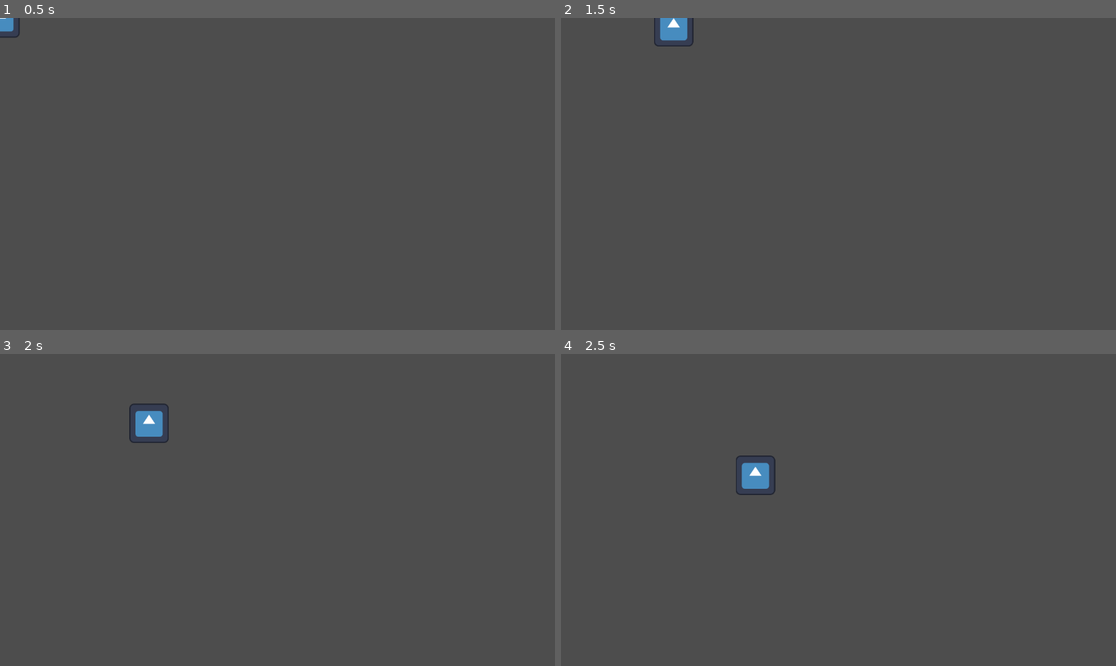
Above: before the commit, frames 1-4 (two rows, left to right).
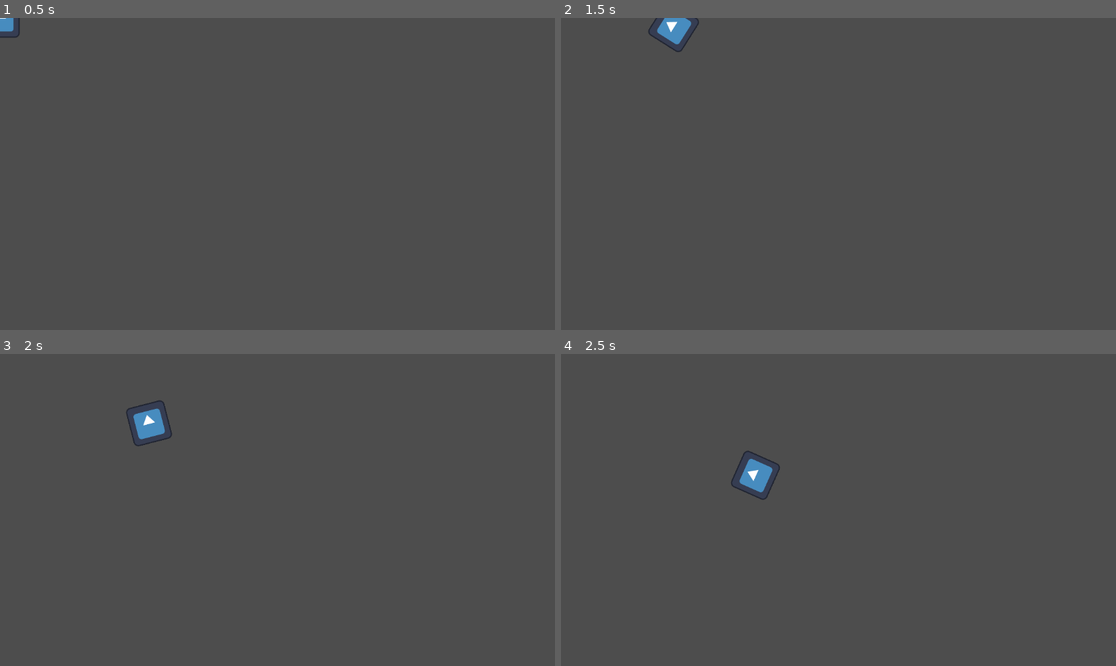
Above: after the commit, the same moments.

Repository: bren007pie/PirateGameJam2024
Game: Godot game, scene res://shabah.tscn
The game is run twice, just before and just after one commit, with the same random seed, the same clock (stepped at 60 frames per second) and the same inputs. The engine's default icon, where the game draws it, is replaced by a stand-in: a white triangle on a blue panel in a dark square.
Inputs:
- Up to frame 1 (0.5 s): no input
- Up to frame 2 (1.5 s): tap Enter at 0.5 s; hold D (Right) 0.53-1.28 s; hold S (Down) from 1.28 s (still down)
- Up to frame 3 (2 s): keep holding S (Down)
- Up to frame 4 (2.5 s): release S (Down) at 2.03 s; hold D (Right) from 2.03 s (still down)

Frame 1 is identical in both runs. In frame 2, 0.3% of the frame differs, in the area x 15-25%, y 0-11%; in frame 3, 0.3%; in frame 4, 0.4%, in the area x 30-40%, y 30-47%.

Commit message:
Added look at

Diff:
--- a/project.godot
+++ b/project.godot
@@ -42,6 +42,10 @@
 ]
 }
 
+[layer_names]
+
+2d_physics/layer_5="Interactables"
+
 [rendering]
 
 renderer/rendering_method="gl_compatibility"
--- a/shabah.gd
+++ b/shabah.gd
@@ -2,12 +2,13 @@
 
 const ACCL = 900.0
 const MAX_SPEED = 300.0
+@onready var ray_cast_2d = $RayCast2D
+@onready var sprite_2d = $Sprite2D
 
 
 func _physics_process(delta):
 	# Get the input direction and handle the movement/deceleration.
 	# As good practice, you should replace UI actions with custom gameplay actions.
-
 
 	var direction = Vector2(Input.get_axis("Left", "Right"), Input.get_axis("Up", "Down"))
 	if direction.length_squared() == 0:
@@ -18,4 +19,9 @@
 	if velocity.length() > MAX_SPEED:
 		velocity = velocity.normalized()*MAX_SPEED
 
+	if velocity.length():
+		sprite_2d.rotation = velocity.angle() - deg_to_rad(90)
+
+	ray_cast_2d.rotation = sprite_2d.rotation
+
 	move_and_slide()
--- a/shabah.tscn
+++ b/shabah.tscn
@@ -15,3 +15,8 @@
 
 [node name="CollisionShape2D" type="CollisionShape2D" parent="."]
 shape = SubResource("CircleShape2D_hkgqt")
+
+[node name="RayCast2D" type="RayCast2D" parent="."]
+target_position = Vector2(0, 200)
+collision_mask = 16
+collide_with_areas = true
